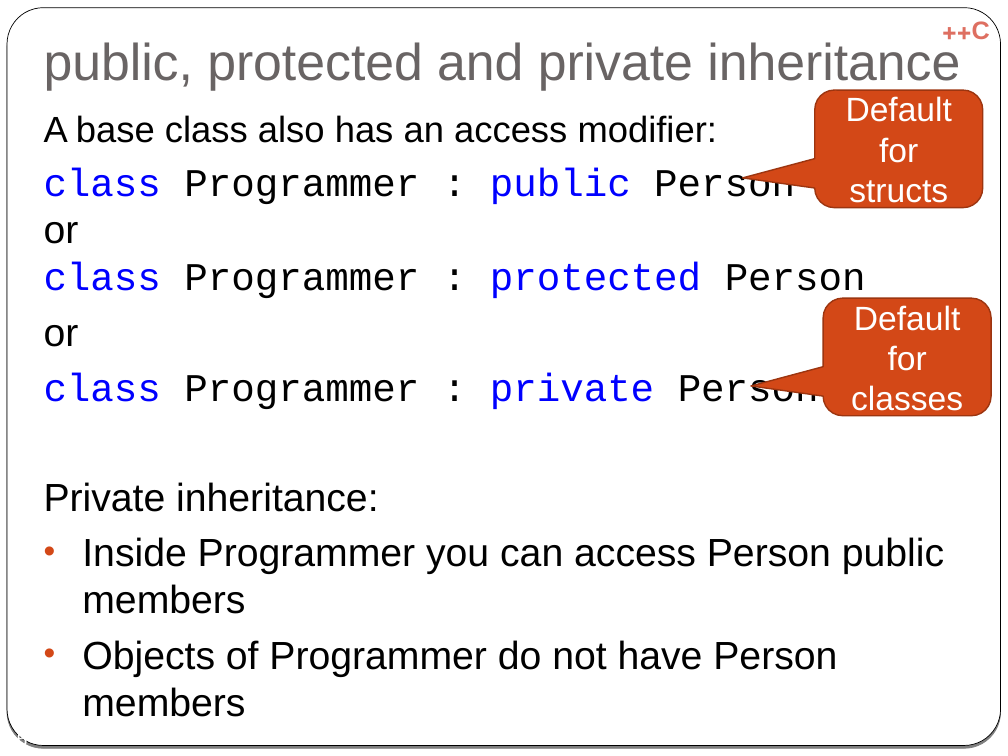
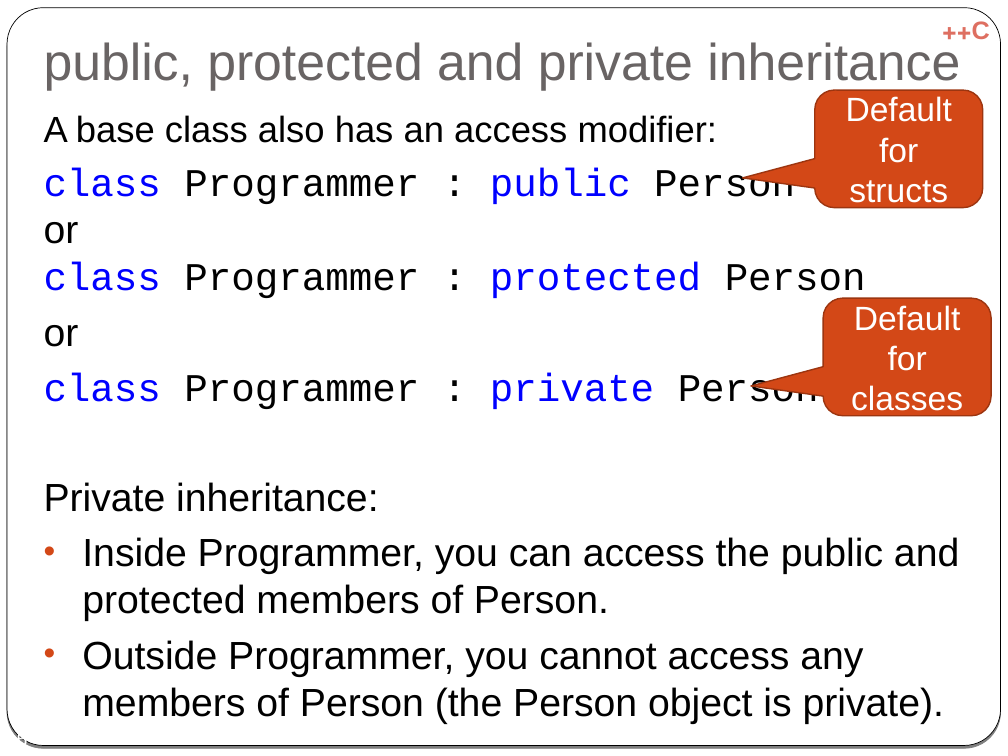
Before and after one commit to cpp-at-ariel/cpp-5778, a slide deck: slide 15 of week06-inheritance/slides-inheritance.odp. Drawn at 1008x756 pixels with LibreOffice and Linux fonts; fonts in the diff are those of the drawing. Boxes give left, top, right and bottom in pixels: in the first picture for what was removed or moved away, otherwise in the second. Text is boxed around its words. In the diff, an @@ line names an element or a change of style, - is before the commit and + after.

```diff
--- a/week06-inheritance/slides-inheritance.odp
+++ b/week06-inheritance/slides-inheritance.odp
@@ text at (82,537,959,724): text changed @@
-• Inside Programmer you can access Person public members
-• Objects of Programmer do not have Person members
+• Inside Programmer, you can access the public and protected members of Person.
+• Outside Programmer, you cannot access any members of Person (the Person object is private).
```
Also in this commit, not shown: 7 other slides changed, 1 slide added, 1 slide removed, 3 other files.
